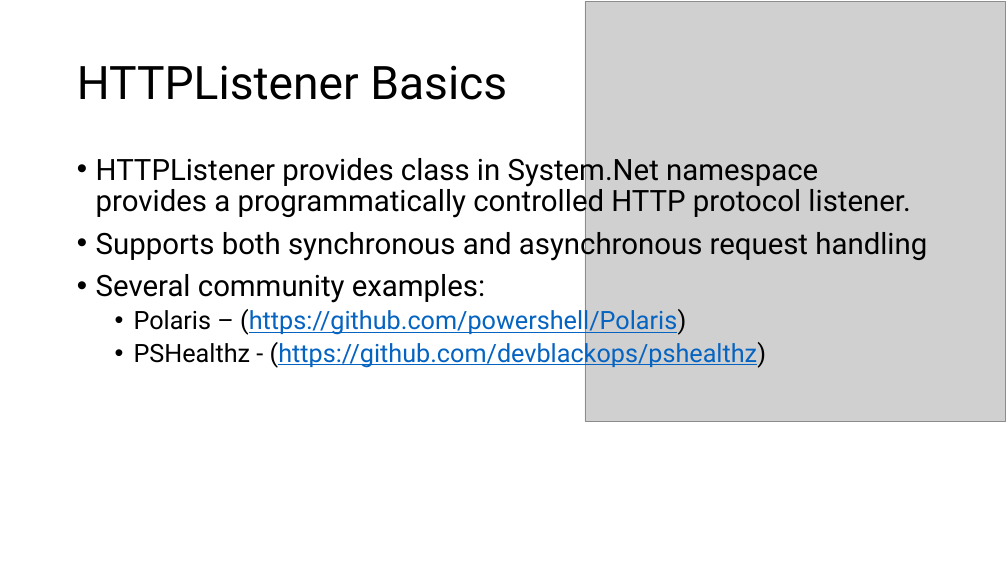
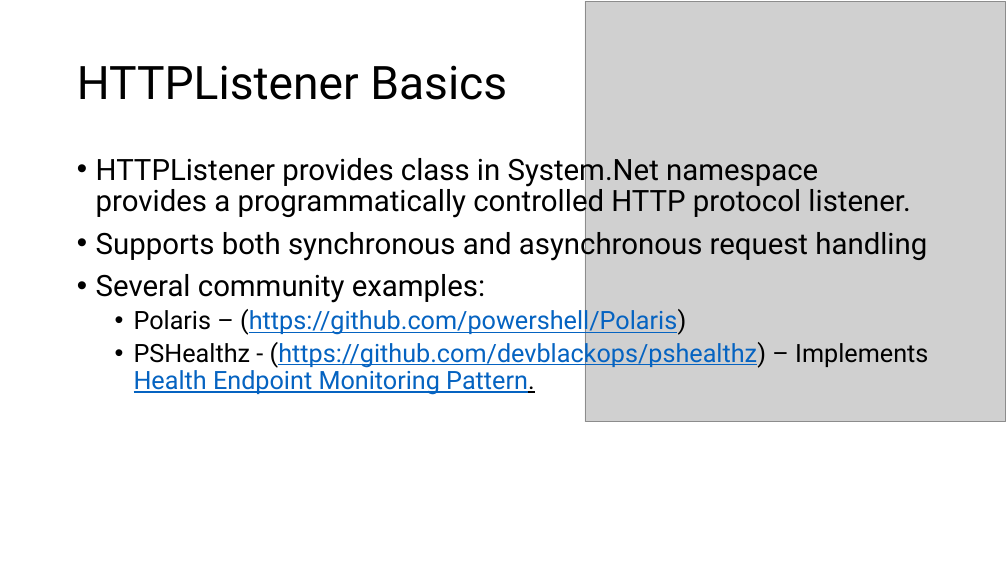
Before and after one commit to rchaganti/Presentations, a slide deck: slide 7 of psconfAsia2018/BYOA/PSConf_Asia-BYOA.pptx (slide 5 before the commit). Drawn at 1008x567 pixels with LibreOffice and Linux fonts; fonts in the diff are those of the drawing; grey boxes stand for pictures. Boxes give left, top, right and bottom in pixels: in the first picture for what was removed or moved away, otherwise in the second. Text is boxed around its words. In the diff, an @@ line names an element or a change of style, - is before the commit and + after.

```diff
--- a/psconfAsia2018/BYOA/PSConf_Asia-BYOA.pptx
+++ b/psconfAsia2018/BYOA/PSConf_Asia-BYOA.pptx
@@ text at (134, 339, 928, 395): text changed @@
-  • PSHealthz - (https://github.com/devblackops/pshealthz)
+  • PSHealthz - (https://github.com/devblackops/pshealthz) – Implements Health Endpoint Monitoring Pattern.
```
Also in this commit, not shown: 1 other slide changed, 5 slides added, 1 slide removed, 22 other files.
